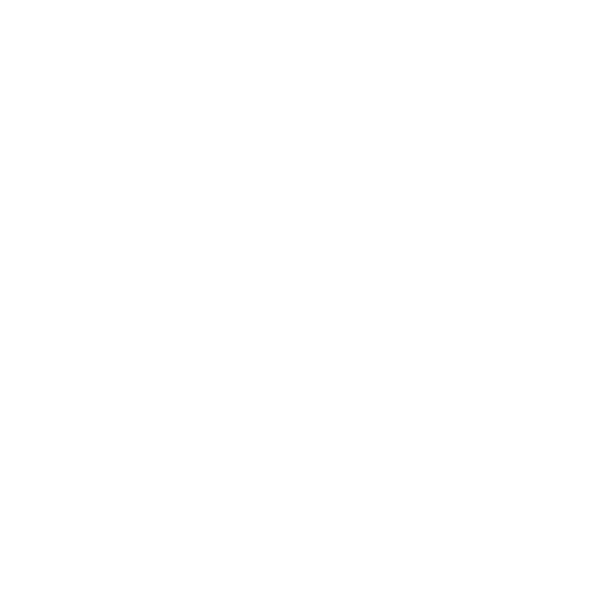
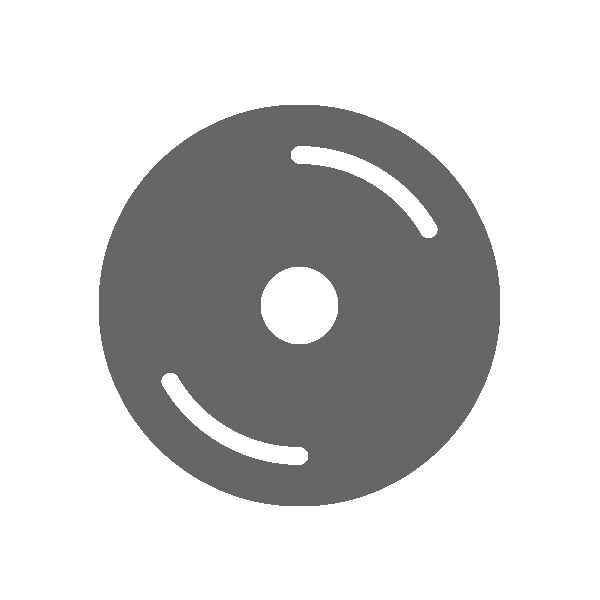
Revision of a layered (600, 600) image; what changed, layer by layer:
"图层 2": opacity 100% → 60%, painted on it over [99, 105, 500, 506]
